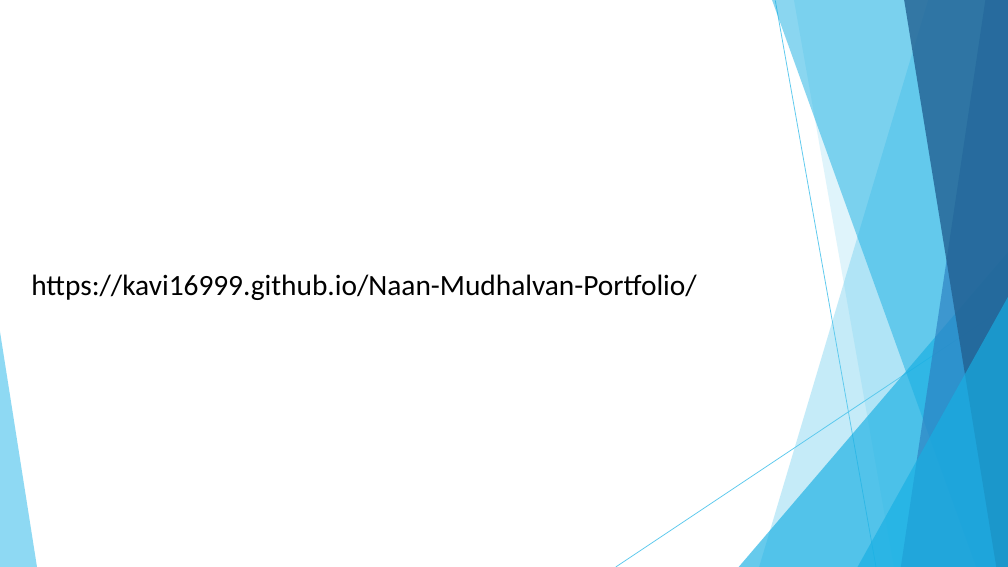
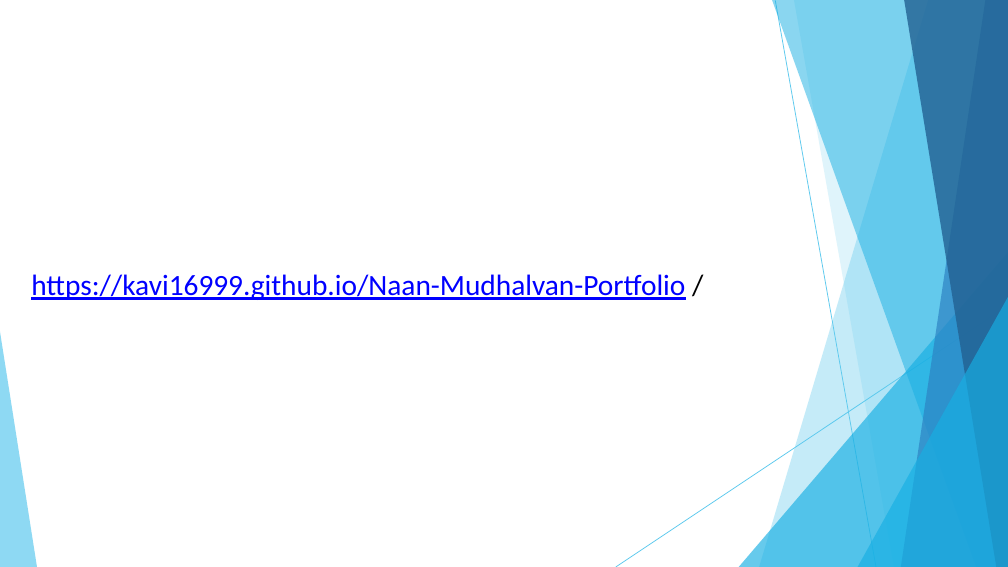
Before and after one commit to kavitha-source-ui/Portfolio, a slide deck: slide 14 of Kavitha N .ppt.pptx. Drawn at 1008x567 pixels with LibreOffice and Linux fonts; fonts in the diff are those of the drawing. Boxes give left, top, right and bottom in pixels: in the first picture for what was removed or moved away, otherwise in the second. Text is boxed around its words. In the diff, an @@ line names an element or a change of style, - is before the commit and + after.

```diff
--- a/Kavitha N .ppt.pptx
+++ b/Kavitha N .ppt.pptx
@@ text at (x1=31, y1=274, x2=685, y2=300): text changed; text colour #000000 to #0000FF @@
-https://kavi16999.github.io/Naan-Mudhalvan-Portfolio/
+https://kavi16999.github.io/Naan-Mudhalvan-Portfolio /
```
Also in this commit, not shown: 1 other slide changed.
